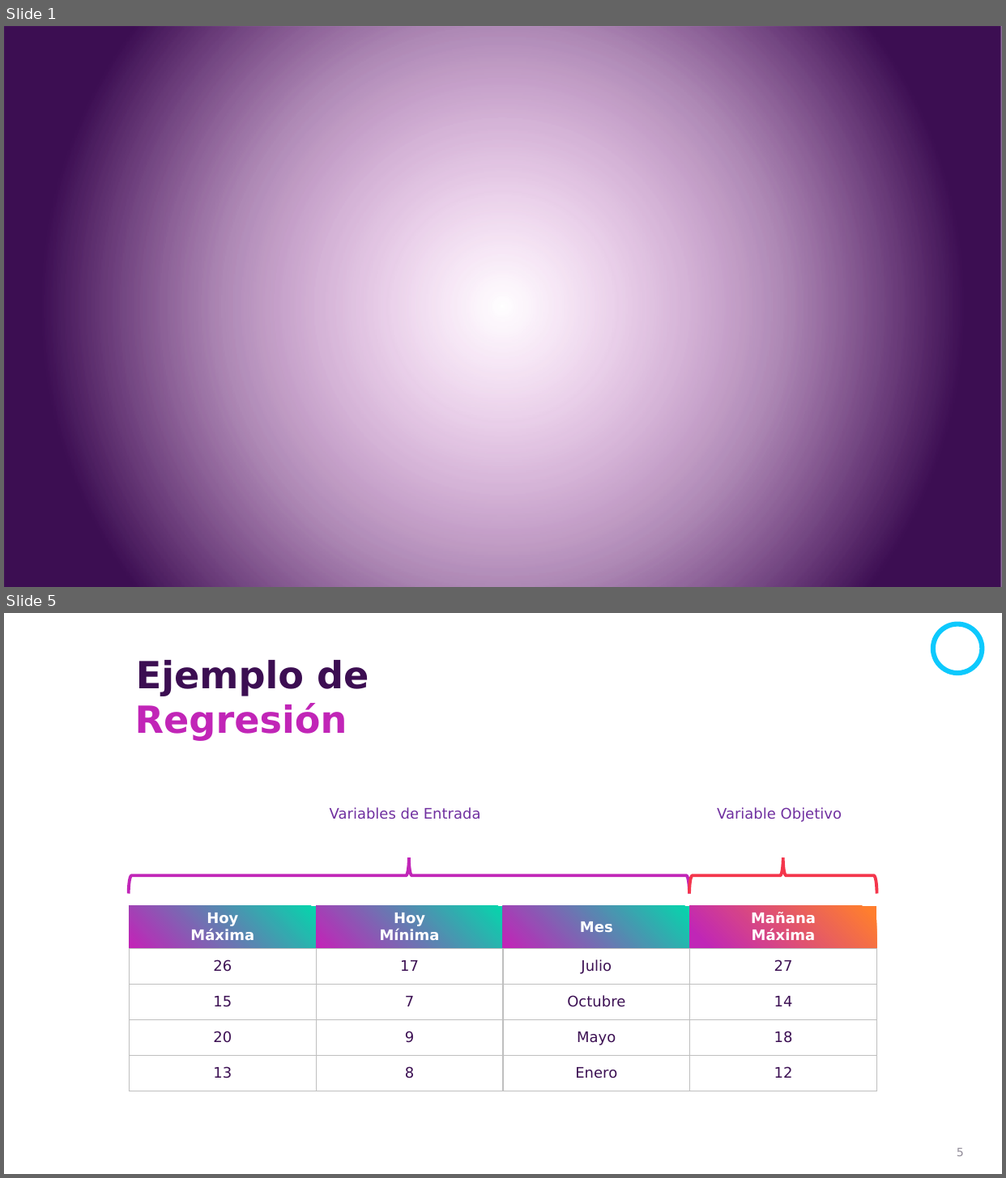
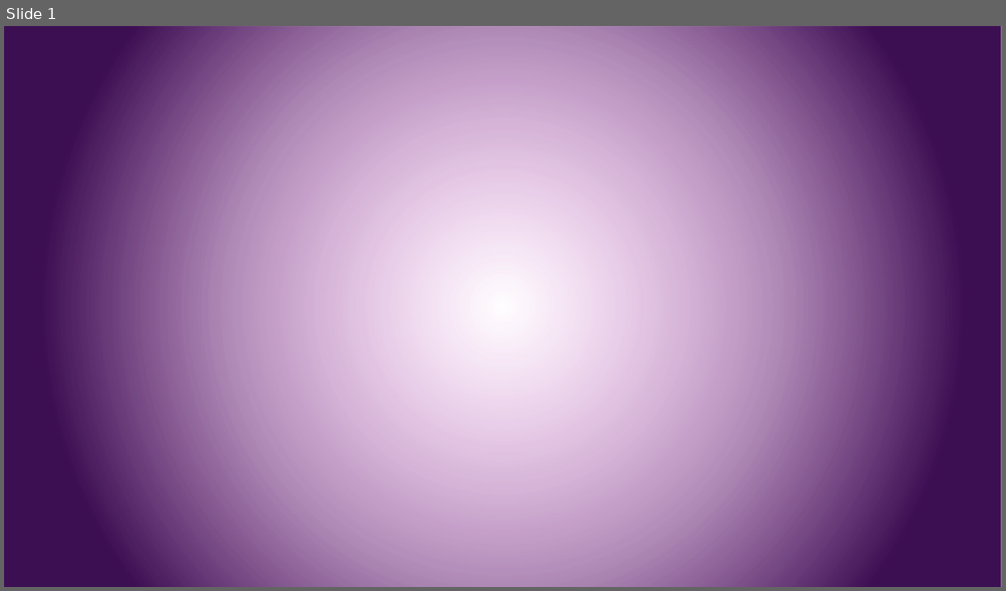
Before and after one commit to csameshiman/Axity_Curso_ML_2023, a slide deck: Diapositivas/Parte 04.Clustering/Sección 04.2.Hierarchical Clustering/Hierarchical_Clustering.pptx. Shown one above the other, each under a label of ours: slides 1 and 5 before the commit, slide 1 after it; the slides between them are not shown. The pictures are 1006x1178 and 1006x591 pixels, drawn with LibreOffice and Linux fonts; fonts in the diff are those of the drawing; background and template pictures are left out. Boxes give left, top, right and bottom in pixels: in the first picture for what was removed or moved away, otherwise in the second. Text is boxed around its words. In the diff, an @@ line names an element or a change of style, - is before the commit and + after.

```diff
--- a/Diapositivas/Parte 04.Clustering/Sección 04.2.Hierarchical Clustering/Hierarchical_Clustering.pptx
+++ b/Diapositivas/Parte 04.Clustering/Sección 04.2.Hierarchical Clustering/Hierarchical_Clustering.pptx
@@ slide 5 removed at [4, 613, 1002, 1174], background picture (left out) @@
@@ ellipse removed at [933, 624, 982, 674] @@
@@ text removed at [136, 660, 368, 696] @@
-Ejemplo de
@@ text removed at [135, 703, 347, 741] @@
-Regresión
@@ text removed at [330, 807, 481, 820] @@
-Variables de Entrada
@@ text removed at [717, 807, 842, 822] @@
-Variable Objetivo
@@ right brace removed at [129, 858, 689, 893] @@
@@ right brace removed at [690, 858, 877, 894] @@
@@ table removed at [129, 906, 878, 1092], 5 rows, 4 columns @@
-Hoy / Máxima | Hoy / Mínima | Mes | Mañana / Máxima
-26 | 17 | Julio | 27
-15 | 7 | Octubre | 14
-20 | 9 | Mayo | 18
-13 | 8 | Enero | 12
@@ page number removed at [957, 1148, 964, 1157] @@
-5
```
Also in this commit, not shown: 28 slides added, 15 other slides removed.
